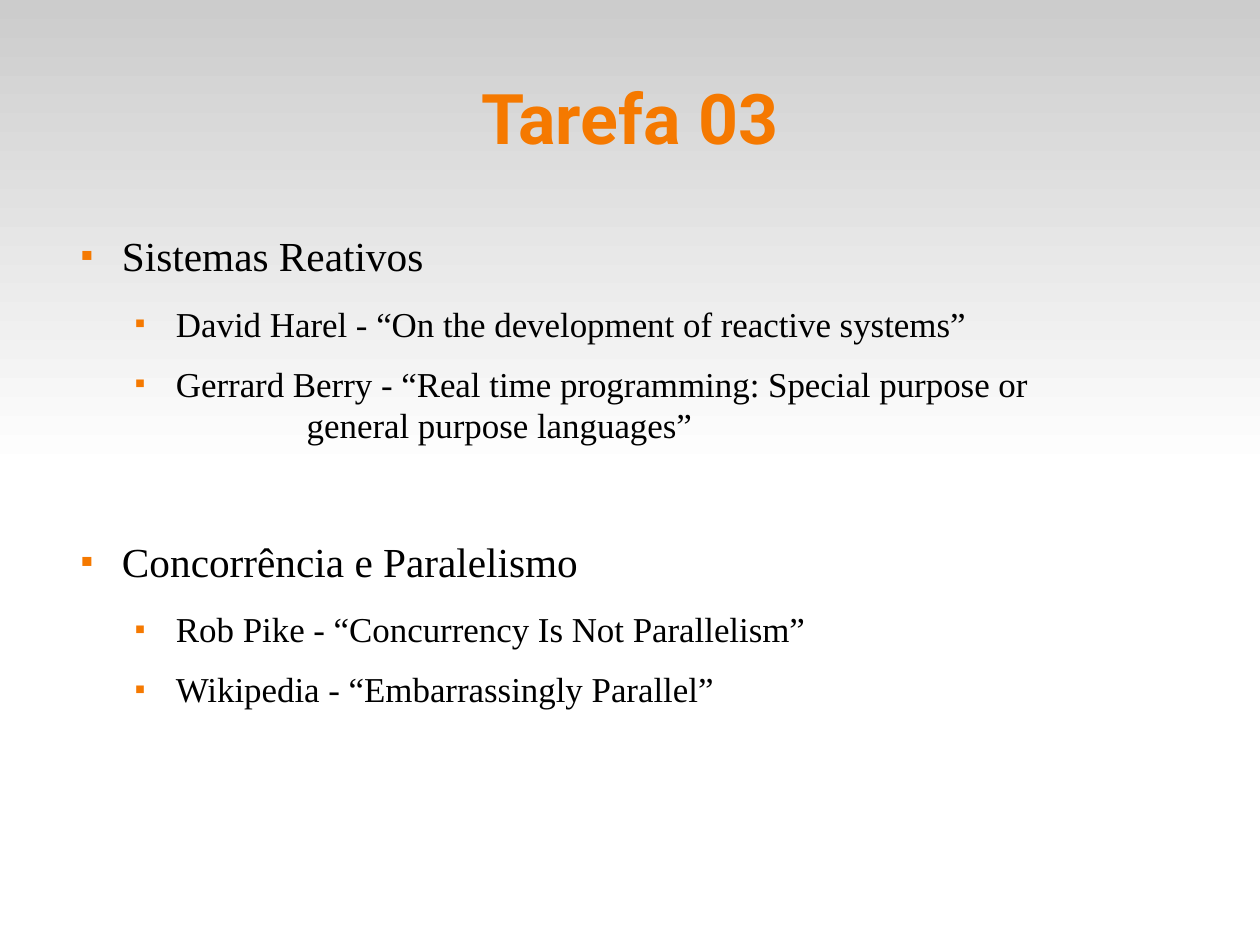
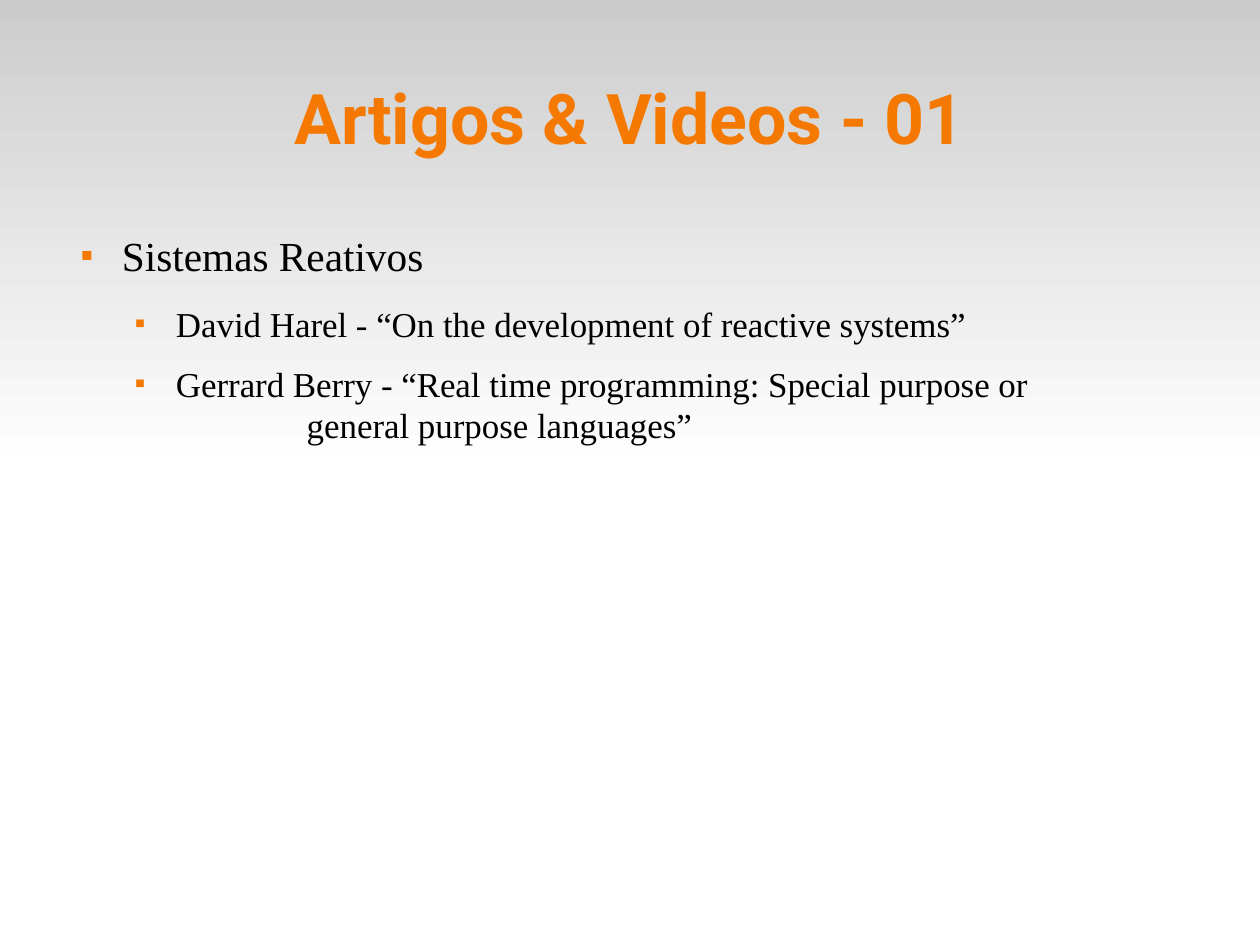
Before and after one commit to fsantanna-uerj/reativos, a slide deck: slide 4 of slides/01_reativos.odp (slide 7 before the commit). Drawn at 1260x945 pixels with LibreOffice and Linux fonts; fonts in the diff are those of the drawing. Boxes give left, top, right and bottom in pixels: in the first picture for what was removed or moved away, otherwise in the second. Text is boxed around its words. In the diff, an @@ line names an element or a change of style, - is before the commit and + after.

```diff
--- a/slides/01_reativos.odp
+++ b/slides/01_reativos.odp
@@ title at <box>294,91,965,159</box>: text changed @@
-Tarefa 03
+Artigos & Videos - 01
@@ text at <box>122,548,805,710</box>: paragraphs removed @@
-■ Concorrência e Paralelismo
-  ■ Rob Pike - “Concurrency Is Not Parallelism”
-  ■ Wikipedia - “Embarrassingly Parallel”
```
Also in this commit, not shown: 1 other slide changed, 2 slides added, 14 other files.
